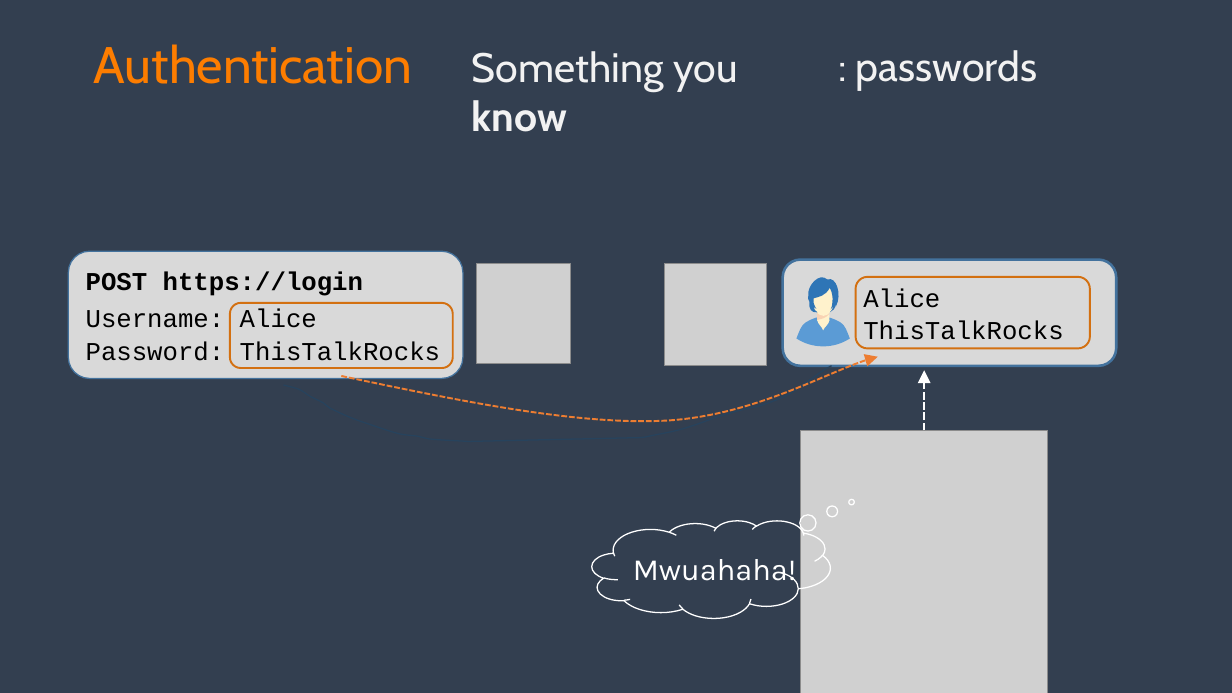
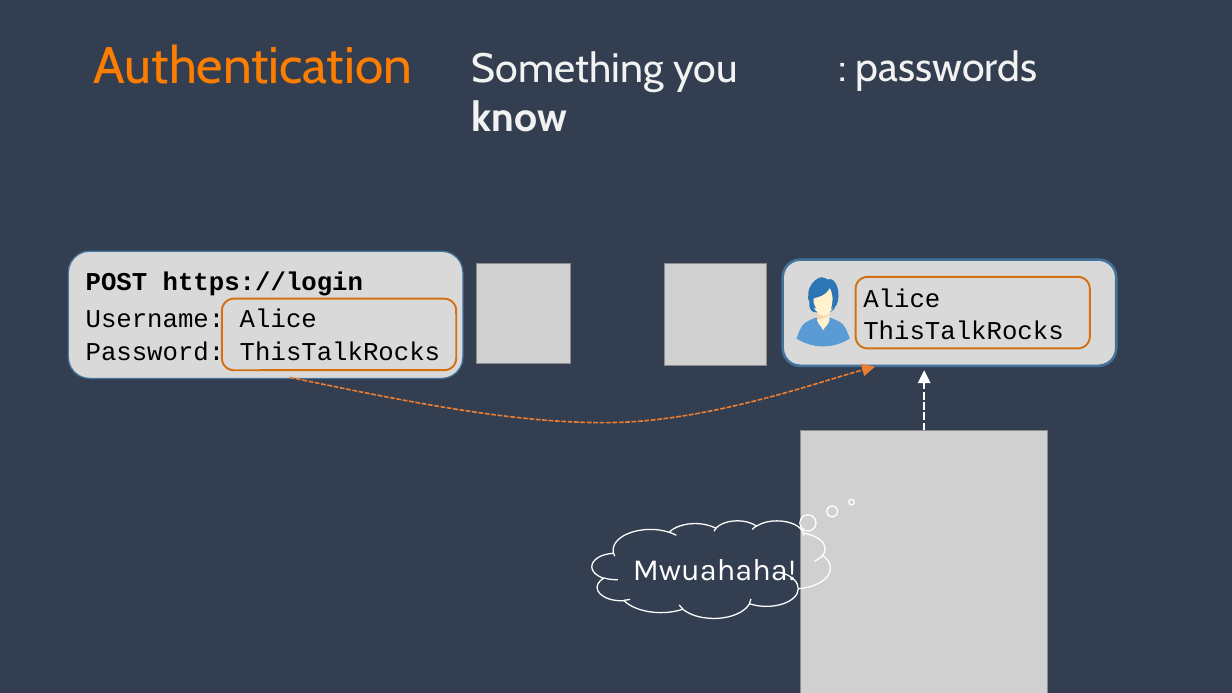
Before and after one commit to spetryjohnson/talk-PracticalAuthForDevs, a slide deck: slide 18 of Authentication for Non-Developers.pptx (slide 19 before the commit). Drawn at 1232x693 pixels with LibreOffice and Linux fonts; fonts in the diff are those of the drawing; grey boxes stand for pictures. Boxes give left, top, right and bottom in pixels: in the first picture for what was removed or moved away, otherwise in the second. Text is boxed around its words. In the diff, an @@ line names an element or a change of style, - is before the commit and + after.

```diff
--- a/Authentication for Non-Developers.pptx
+++ b/Authentication for Non-Developers.pptx
@@ rounded rectangle: place and size @@
-rounded rectangle at (230, 303, 453, 369)
+rounded rectangle at (222, 299, 457, 370)
@@ freeform shape removed at (284, 366, 832, 442) @@
@@ freeform shape: place and size @@
-freeform shape at (341, 357, 878, 421)
+freeform shape at (290, 367, 875, 423)
@@ freeform shape at (290, 367, 875, 423): outline #ED7D31 1.5 pt dashed to #ED7D31 1.25 pt dashed @@
```
Also in this commit, not shown: 4 other slides changed, 2 slides added, 1 slide removed.
